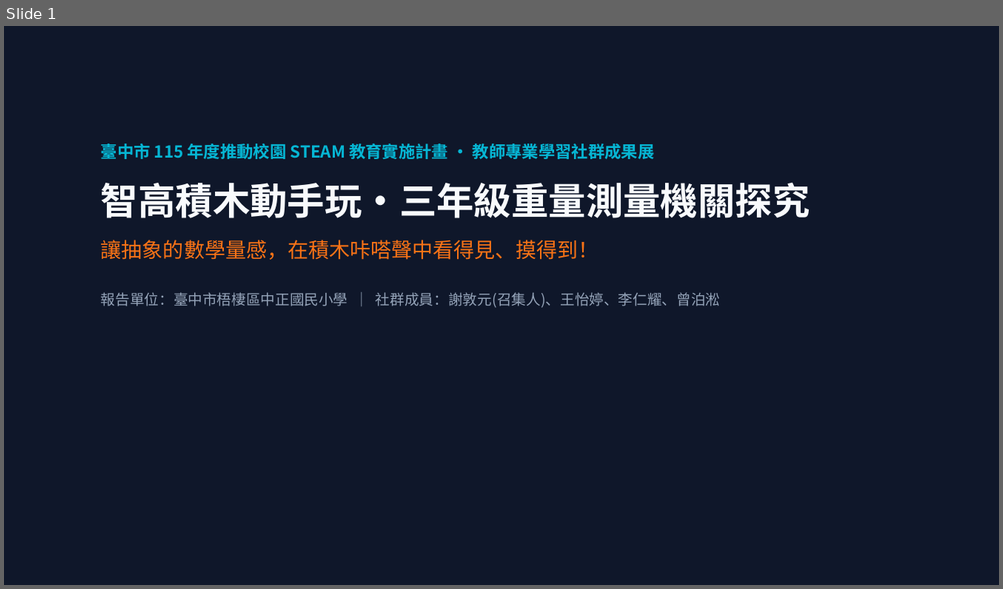
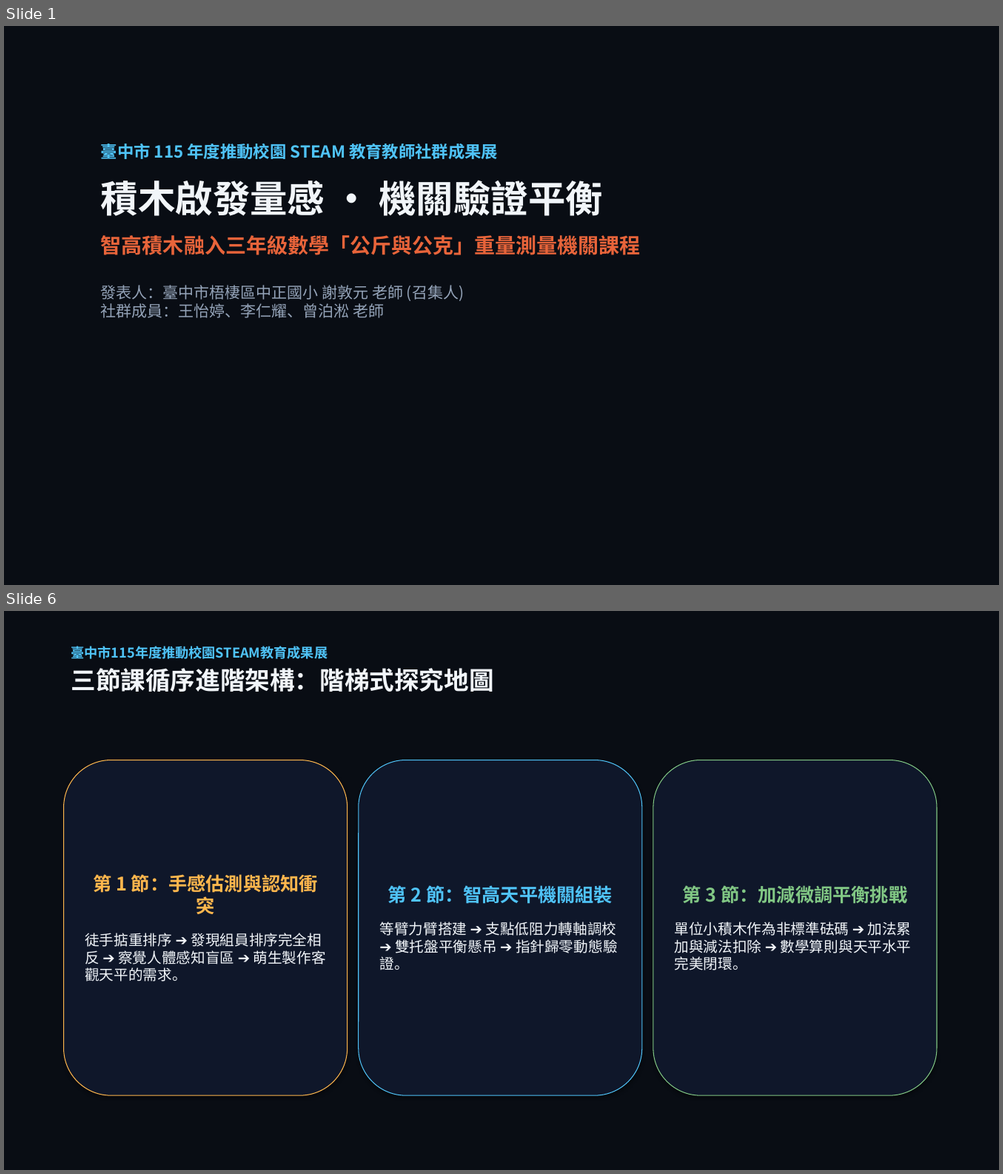
Before and after one commit to asc103138/steam-community-docs, a slide deck: 成果展繳交資料/臺中市梧棲區中正國小_STEAM成果展_5分鐘現場分享會簡報.pptx. Shown one above the other, each under a label of ours: slide 1 before the commit, slides 1 and 6 after it; the slides between them are not shown. The pictures are 1003x589 and 1003x1174 pixels, drawn with LibreOffice and Linux fonts; fonts in the diff are those of the drawing. Boxes give left, top, right and bottom in pixels: in the first picture for what was removed or moved away, otherwise in the second. Text is boxed around its words. In the diff, an @@ line names an element or a change of style, - is before the commit and + after.

Commit message:
feat: 擴增 115年度成果展 5分鐘分享會簡報為 16 頁 Reveal.js 精裝版與相關講稿檔案

```diff
--- a/成果展繳交資料/臺中市梧棲區中正國小_STEAM成果展_5分鐘現場分享會簡報.pptx
+++ b/成果展繳交資料/臺中市梧棲區中正國小_STEAM成果展_5分鐘現場分享會簡報.pptx
@@ slide 6 added at (4,611,999,1170), background #FFFFFF @@
@@ rectangle added at (4,611,999,1170), fill #090D14 @@
@@ text added at (71,646,494,692), 13 pt, text #4FC3F7, bold @@
+臺中市115年度推動校園STEAM教育成果展
+三節課循序進階架構：階梯式探究地圖
@@ rounded rectangle added at (64,760,347,1096), fill #0F172A, outline #FFB74D 0.75 pt, 14 pt, text #F1F5F9 @@
+第 1 節：手感估測與認知衝突
+徒手掂重排序 ➔ 發現組員排序完全相反 ➔ 察覺人體感知盲區 ➔ 萌生製作客觀天平的需求。
@@ rounded rectangle added at (358,760,642,1096), fill #0F172A, outline #4FC3F7 0.75 pt, 14 pt, text #F1F5F9 @@
+第 2 節：智高天平機關組裝
+等臂力臂搭建 ➔ 支點低阻力轉軸調校 ➔ 雙托盤平衡懸吊 ➔ 指針歸零動態驗證。
@@ rounded rectangle added at (653,760,936,1096), fill #0F172A, outline #81C784 0.75 pt, 14 pt, text #F1F5F9 @@
+第 3 節：加減微調平衡挑戰
+單位小積木作為非標準砝碼 ➔ 加法累加與減法扣除 ➔ 數學算則與天平水平完美閉環。
@@ slide 1 changed as well @@
@@ rectangle at (4,26,999,585): fill #0F172A to #090D14 @@
@@ text at (101,144,640,318): text changed; size 14 to 15 pt; bold on @@
-臺中市 115 年度推動校園 STEAM 教育實施計畫 · 教師專業學習社群成果展
-智高積木動手玩·三年級重量測量機關探究
-讓抽象的數學量感，在積木咔嗒聲中看得見、摸得到！
-報告單位：臺中市梧棲區中正國民小學 ｜ 社群成員：謝敦元(召集人)、王怡婷、李仁耀、曾泊淞
+臺中市 115 年度推動校園 STEAM 教育教師社群成果展
+積木啟發量感 · 機關驗證平衡
+智高積木融入三年級數學「公斤與公克」重量測量機關課程
+發表人：臺中市梧棲區中正國小 謝敦元 老師 (召集人)
+社群成員：王怡婷、李仁耀、曾泊淞 老師
```
Also in this commit, not shown: 14 other slides added, 6 slides removed, 10 other files.
